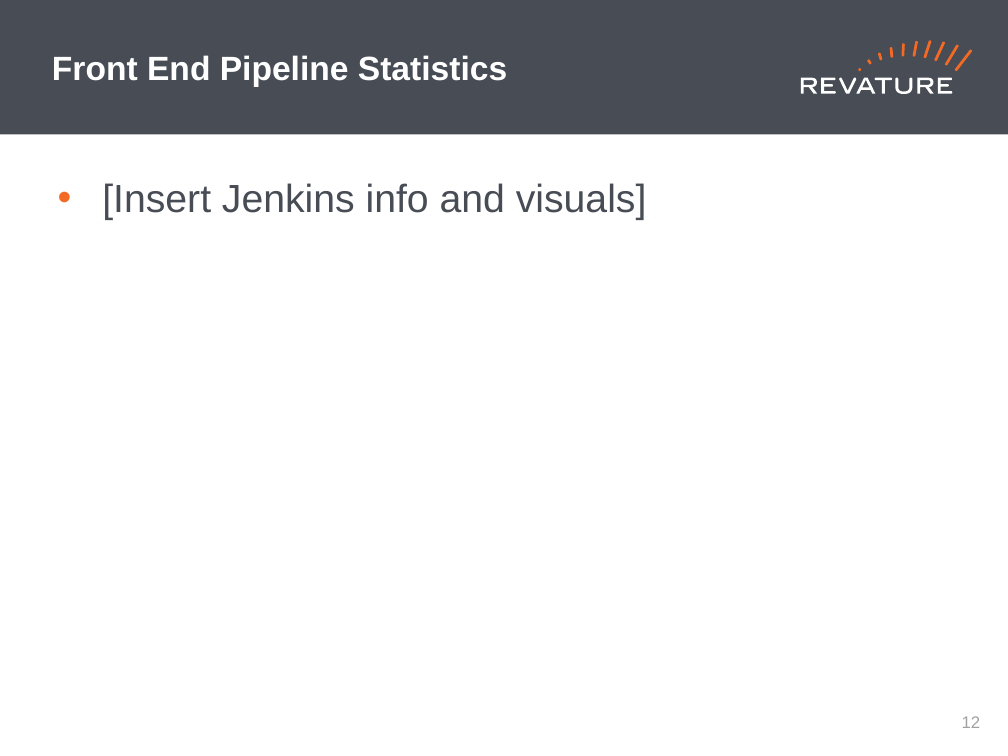
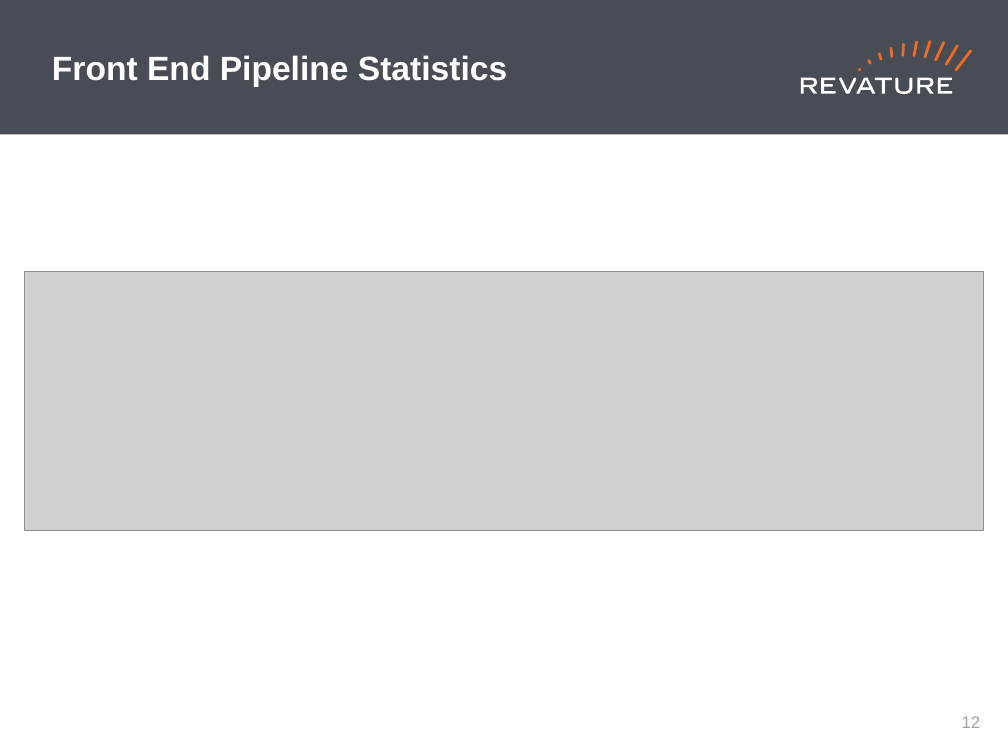
Before and after one commit to Revature-Bubble/Presentation, a slide deck: slide 13 of Revature Standards/Presentation.pptx. Drawn at 1008x756 pixels with LibreOffice and Linux fonts; fonts in the diff are those of the drawing; grey boxes stand for pictures. Boxes give left, top, right and bottom in pixels: in the first picture for what was removed or moved away, otherwise in the second. Text is boxed around its words. In the diff, an @@ line names an element or a change of style, - is before the commit and + after.

Commit message:
added front end jenkins

```diff
--- a/Revature Standards/Presentation.pptx
+++ b/Revature Standards/Presentation.pptx
@@ text removed at [102,183,647,220] @@
-• [Insert Jenkins info and visuals]
@@ picture added at [24,272,984,531] @@
```
